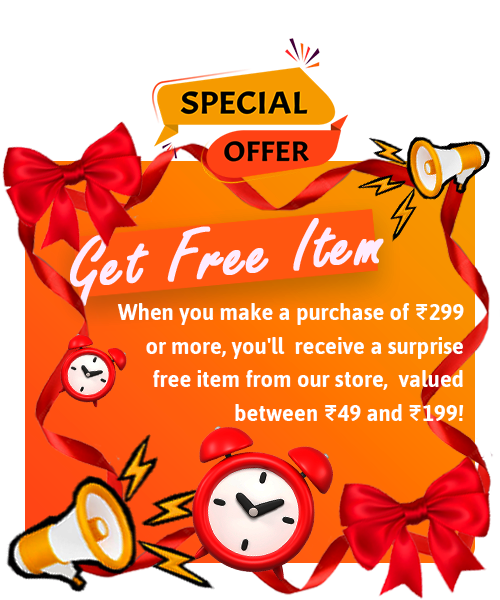
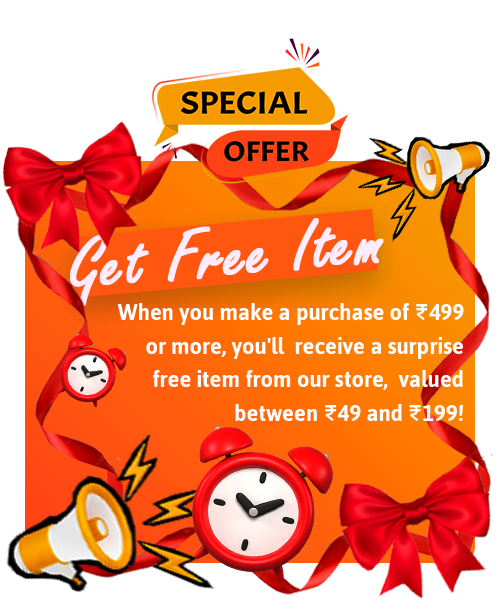
Layer changes from the first 500 x 600 image to the second:
renamed "When you make a purchase of ₹299 or more, you'll receive a sur" to "When you make a purchase of ₹499 or more, you'll receive a sur", painted on it over (x1=429, y1=304, x2=441, y2=320)
